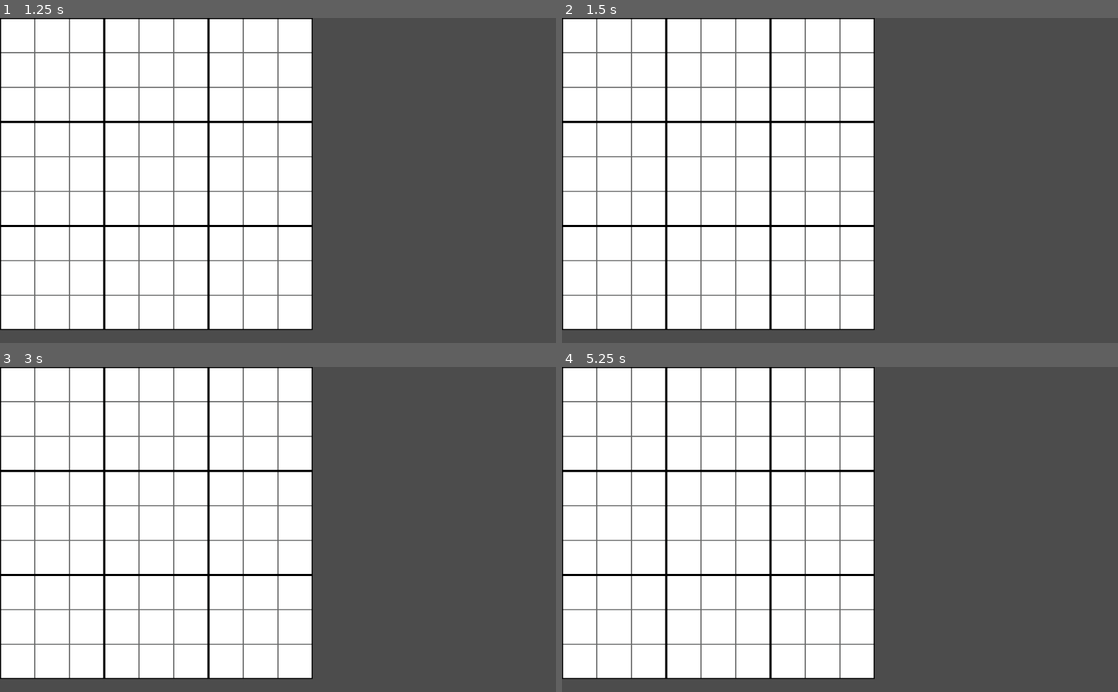
Above: before the commit, frames 1-4 (two rows, left to right).
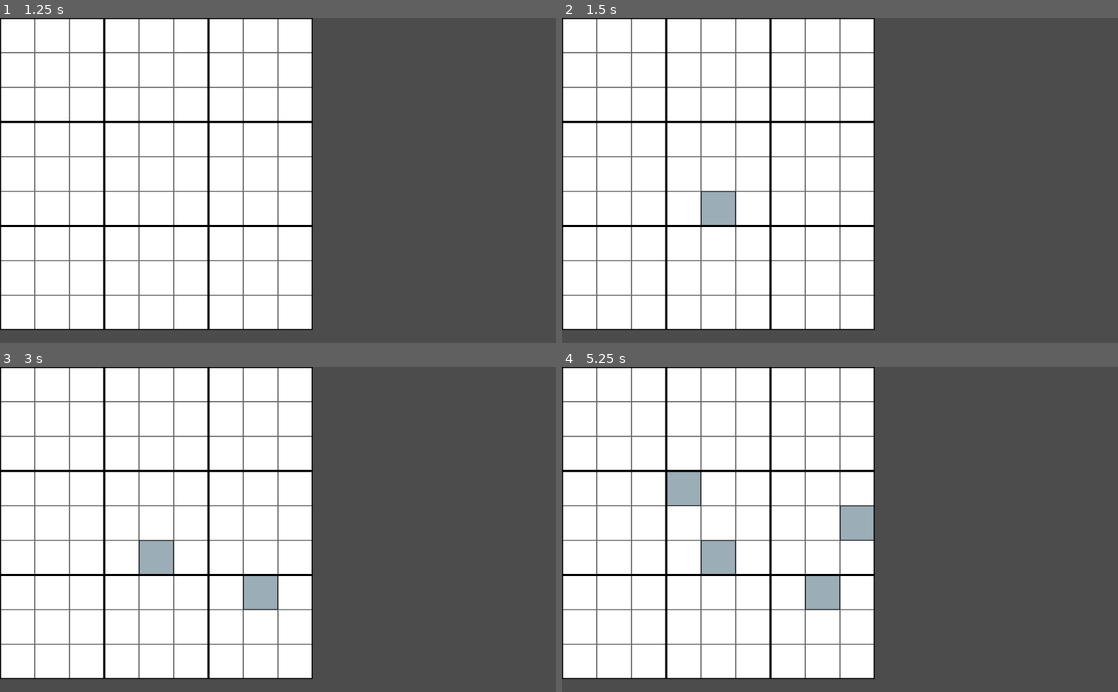
Above: after the commit, the same moments.

Repository: PurpleStephyr/LibreSudoku
Game: Godot game, scene res://Grid.tscn
Same seed, same stepped clock (60 frames per second), same inputs: the game is played once before the commit and once after it.
Inputs (mouse positions are in pixels of both pictures, inside the frame that each line leads up to):
- Up to frame 1 (1.25 s): tap Enter at 0.5 s; move the mouse to (400, 164) at 0.52 s; press the mouse at (400, 164) at 0.53 s
- Up to frame 2 (1.5 s): tap Space at 1.25 s; move the mouse to (728, 196) at 1.27 s; release the mouse at (728, 196) at 1.28 s; click (728, 196) at 1.35 s
- Up to frame 3 (3 s): tap Enter at 2 s; move the mouse to (333, 458) at 2.02 s; press the mouse at (333, 458) at 2.03 s; tap Space at 2.75 s; move the mouse to (250, 594) at 2.77 s; release the mouse at (250, 594) at 2.78 s; click (250, 594) at 2.85 s
- Up to frame 4 (5.25 s): tap Enter at 3.5 s; move the mouse to (1006, 578) at 3.52 s; press the mouse at (1006, 578) at 3.53 s; tap Space at 4.25 s; move the mouse to (673, 480) at 4.27 s; release the mouse at (673, 480) at 4.28 s; click (673, 480) at 4.35 s; move the mouse to (867, 529) at 5.02 s; press the mouse at (867, 529) at 5.03 s

Frame 1 is identical in both runs. In frame 2, 0.7% of the frame differs, in the area x 25-32%, y 53-64%; in frame 3, 1.3%; in frame 4, 2.6%, in the area x 18-57%, y 32-75%.

Commit message:
Add cell highlight on click functionality

Diff:
--- a/Cell.tscn
+++ b/Cell.tscn
@@ -1,9 +1,20 @@
-[gd_scene load_steps=2 format=2]
+[gd_scene load_steps=4 format=2]
 
 [ext_resource path="res://art/cell_unselected.png" type="Texture" id=1]
+[ext_resource path="res://CellSprite.gd" type="Script" id=3]
+
+[sub_resource type="RectangleShape2D" id=1]
+extents = Vector2( 32, 32 )
 
 [node name="Cell" type="Area2D"]
 
 [node name="Sprite" type="Sprite" parent="."]
 texture = ExtResource( 1 )
 centered = false
+script = ExtResource( 3 )
+
+[node name="CollisionShape2D" type="CollisionShape2D" parent="."]
+position = Vector2( 32, 32 )
+shape = SubResource( 1 )
+
+[connection signal="input_event" from="." to="Sprite" method="_on_Cell_input_event"]
--- /dev/null
+++ b/CellSprite.gd
@@ -0,0 +1,39 @@
+#
+# Copyright 2024 Steph Kraemer <purple.stephyr@proton.me>
+#
+# This file is part of LibreSudoku.
+#
+# LibreSudoku is free software: you can redistribute it and/or modify it under
+# the terms of the GNU General Public License as published by the Free Software
+# Foundation, either version 3 of the License, or (at your option) any later
+# version.
+#
+# LibreSudoku is distributed in the hope that it will be useful, but WITHOUT ANY
+# WARRANTY; without even the implied warranty of MERCHANTABILITY or FITNESS FOR
+# A PARTICULAR PURPOSE. See the GNU General Public License for more details.
+#
+# You should have received a copy of the GNU General Public License along with
+# LibreSudoku. If not, see <https://www.gnu.org/licenses/>.
+
+extends Sprite
+
+
+# Declare member variables here. Examples:
+# var a = 2
+# var b = "text"
+
+
+# Called when the node enters the scene tree for the first time.
+func _ready():
+	pass # Replace with function body.
+
+
+# Called every frame. 'delta' is the elapsed time since the previous frame.
+#func _process(delta):
+#	pass
+
+
+func _on_Cell_input_event(viewport, event, shape_idx):
+	if event.is_action_pressed("mouse_left_click"):
+		print("Clicked")
+		texture = load("res://art/cell_selected.png")
--- a/project.godot
+++ b/project.godot
@@ -18,6 +18,14 @@
 
 common/drop_mouse_on_gui_input_disabled=true
 
+[input]
+
+mouse_left_click={
+"deadzone": 0.5,
+"events": [ Object(InputEventMouseButton,"resource_local_to_scene":false,"resource_name":"","device":0,"alt":false,"shift":false,"control":false,"meta":false,"command":false,"button_mask":0,"position":Vector2( 0, 0 ),"global_position":Vector2( 0, 0 ),"factor":1.0,"button_index":1,"pressed":false,"doubleclick":false,"script":null)
+ ]
+}
+
 [physics]
 
 common/enable_pause_aware_picking=true
Binary file added: art/cell_selected.png
Not shown, added: art/cell_selected.png.import
